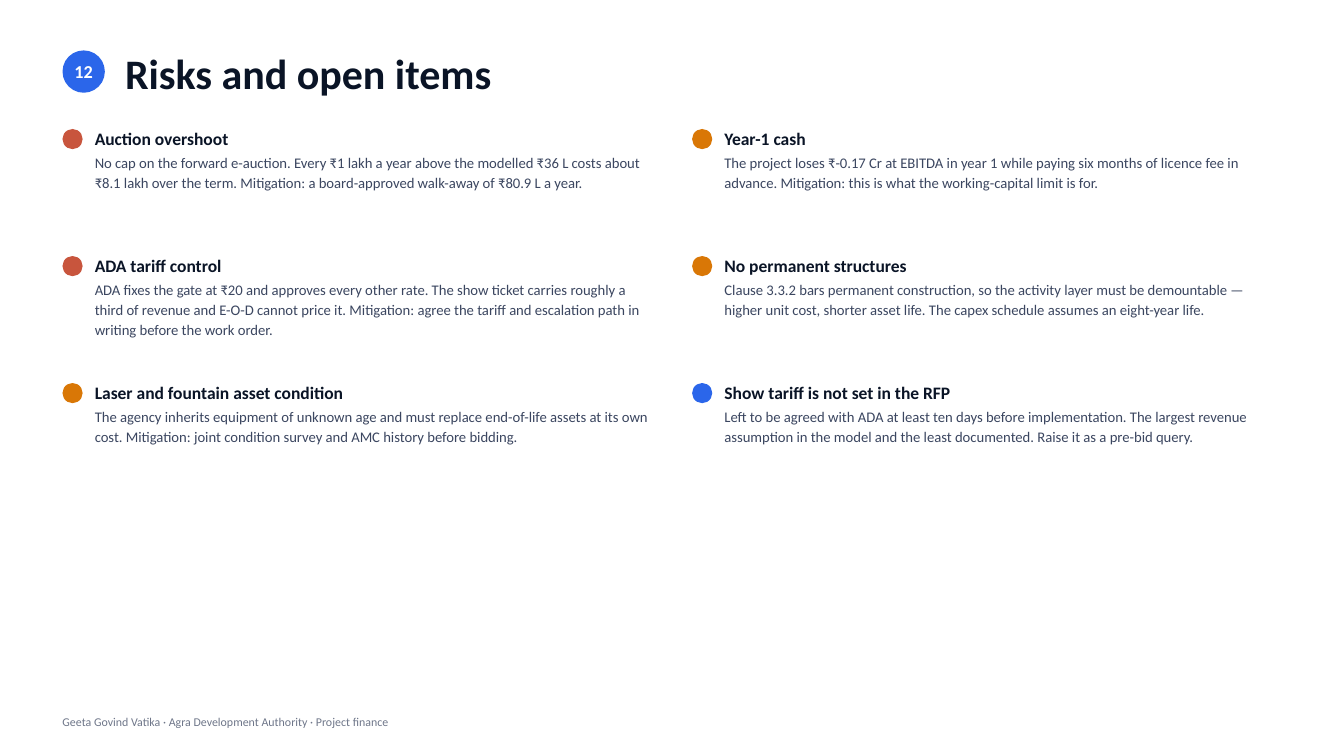
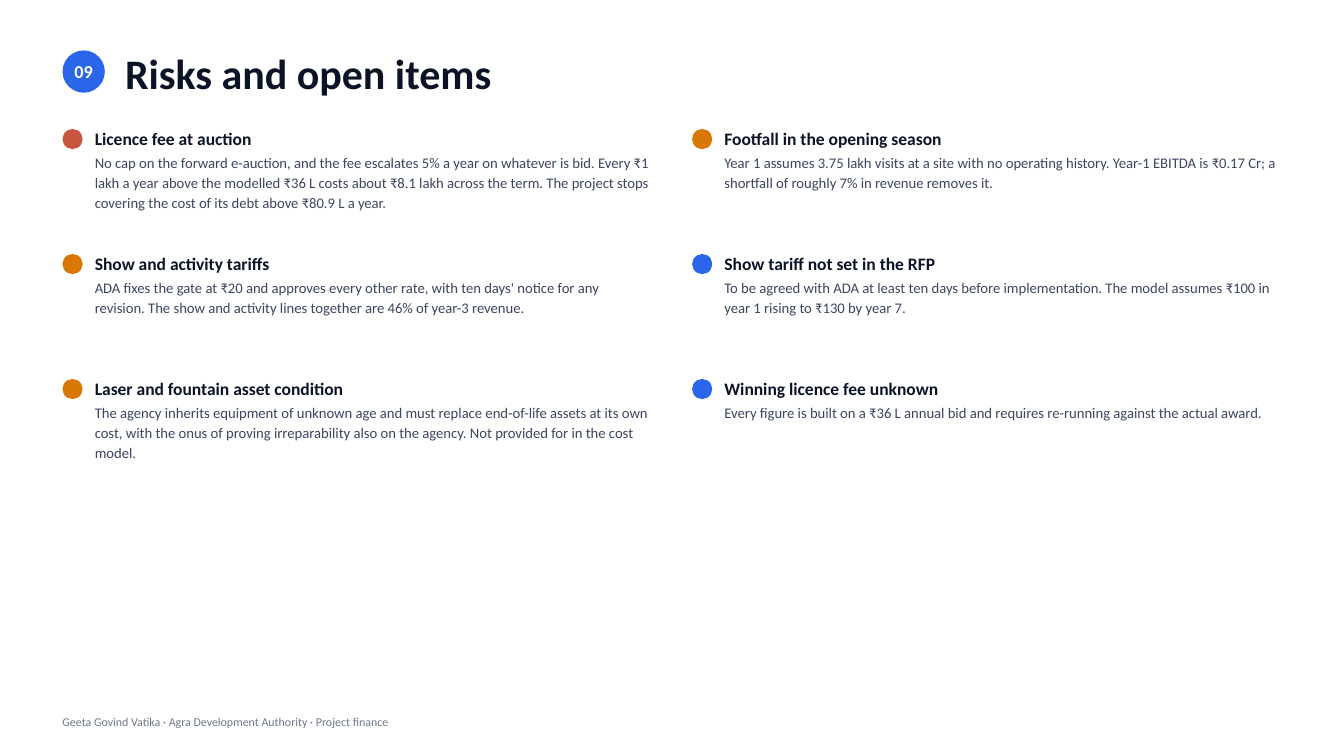
Before and after one commit to eodcfo/vappl-deck, a slide deck: slide 13 of pptx/EOD-Geeta-Govind-Vatika-Project-Finance.pptx. Drawn at 1344x756 pixels with LibreOffice and Linux fonts; fonts in the diff are those of the drawing. Boxes give left, top, right and bottom in pixels: in the first picture for what was removed or moved away, otherwise in the second. Text is boxed around its words. In the diff, an @@ line names an element or a change of style, - is before the commit and + after.

```diff
--- a/pptx/EOD-Geeta-Govind-Vatika-Project-Finance.pptx
+++ b/pptx/EOD-Geeta-Govind-Vatika-Project-Finance.pptx
@@ text at [74, 66, 92, 78]: text changed @@
-12
+09
@@ text at [95, 132, 251, 145]: text changed @@
-Auction overshoot
+Licence fee at auction
@@ text at [724, 132, 941, 148]: text changed @@
-Year-1 cash
+Footfall in the opening season
@@ text at [95, 158, 649, 211]: text changed @@
-No cap on the forward e-auction. Every ₹1 lakh a year above the modelled ₹36 L costs about ₹8.1 lakh over the term. Mitigation: a board-approved walk-away of ₹80.9 L a year.
+No cap on the forward e-auction, and the fee escalates 5% a year on whatever is bid. Every ₹1 lakh a year above the modelled ₹36 L costs about ₹8.1 lakh across the term. The project stops covering the cost of its debt above ₹80.9 L a year.
@@ text at [724, 158, 1275, 191]: text changed @@
-The project loses ₹-0.17 Cr at EBITDA in year 1 while paying six months of licence fee in advance. Mitigation: this is what the working-capital limit is for.
+Year 1 assumes 3.75 lakh visits at a site with no operating history. Year-1 EBITDA is ₹0.17 Cr; a shortfall of roughly 7% in revenue removes it.
@@ ellipse at [63, 254, 83, 274]: fill #C8553D to #D97706 @@
@@ text at [95, 257, 269, 273]: text changed @@
-ADA tariff control
+Show and activity tariffs
@@ ellipse at [693, 254, 713, 274]: fill #D97706 to #2B66EA @@
@@ text at [724, 257, 935, 270]: text changed @@
-Show tariff is not set in the RFP
+Show tariff not set in the RFP
@@ text removed at [724, 260, 907, 275] @@
-No permanent structures
@@ text at [95, 283, 599, 316]: text changed @@
-ADA fixes the gate at ₹20 and approves every other rate. The show ticket carries roughly a third of revenue and E-O-D cannot price it. Mitigation: agree the tariff and escalation path in writing before the work order.
+ADA fixes the gate at ₹20 and approves every other rate, with ten days' notice for any revision. The show and activity lines together are 46% of year-3 revenue.
@@ text at [724, 283, 1270, 316]: text changed @@
-Clause 3.3.2 bars permanent construction, so the activity layer must be demountable — higher unit cost, shorter asset life. The capex schedule assumes an eight-year life.
+To be agreed with ADA at least ten days before implementation. The model assumes ₹100 in year 1 rising to ₹130 by year 7.
@@ 2 ellipses, 1 text: place and size @@
-2 ellipses, 1 text at [63, 383, 713, 403]
+2 ellipses, 1 text at [63, 379, 713, 399]
@@ text added at [724, 382, 938, 398], 12.5 pt, text #0A1426, bold @@
+Winning licence fee unknown
@@ text at [95, 408, 648, 458]: text changed @@
-The agency inherits equipment of unknown age and must replace end-of-life assets at its own cost. Mitigation: joint condition survey and AMC history before bidding.
+The agency inherits equipment of unknown age and must replace end-of-life assets at its own cost, with the onus of proving irreparability also on the agency. Not provided for in the cost model.
@@ text at [724, 408, 1261, 421]: text changed @@
-Left to be agreed with ADA at least ten days before implementation. The largest revenue assumption in the model and the least documented. Raise it as a pre-bid query.
+Every figure is built on a ₹36 L annual bid and requires re-running against the actual award.
```
Also in this commit, not shown: 7 other slides changed, 5 slides added, 5 slides removed, 8 other files.
